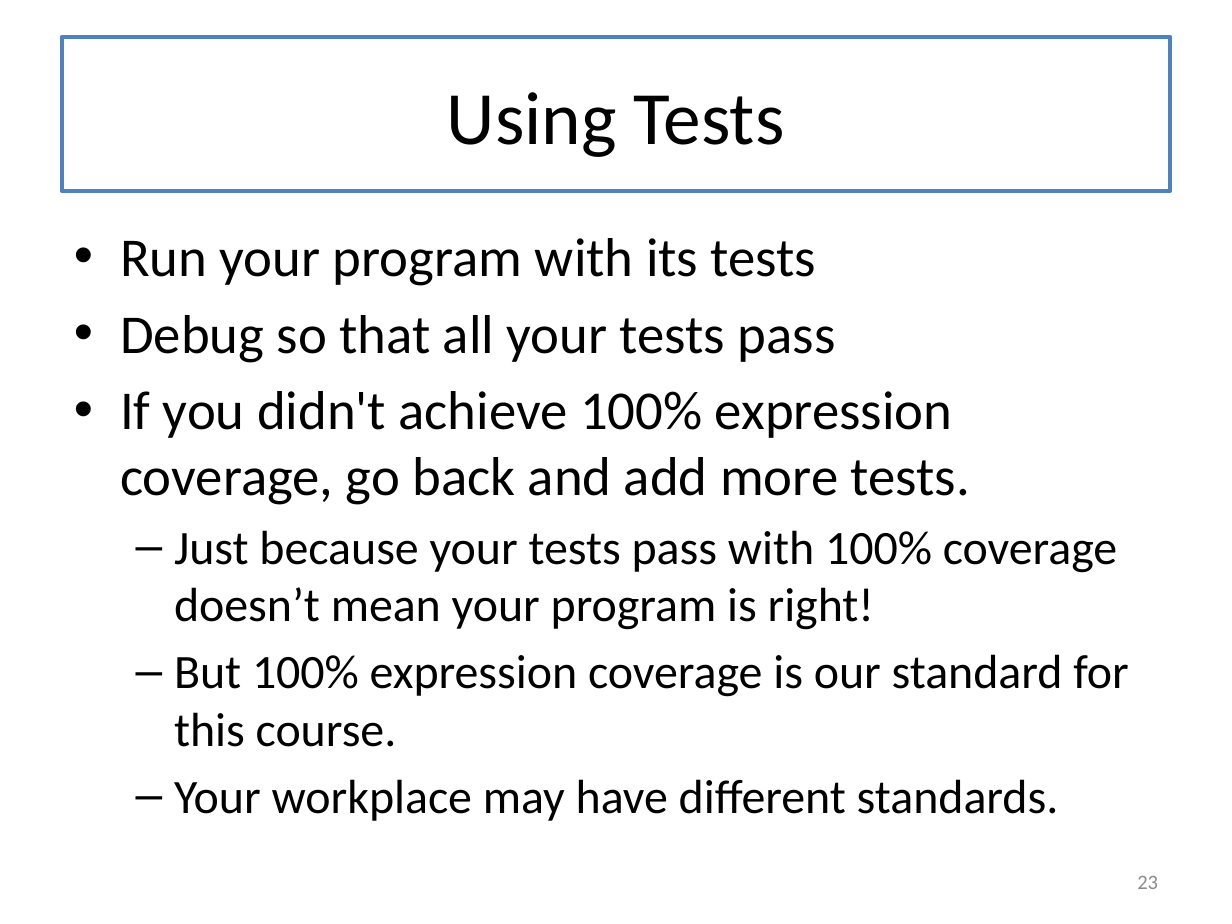
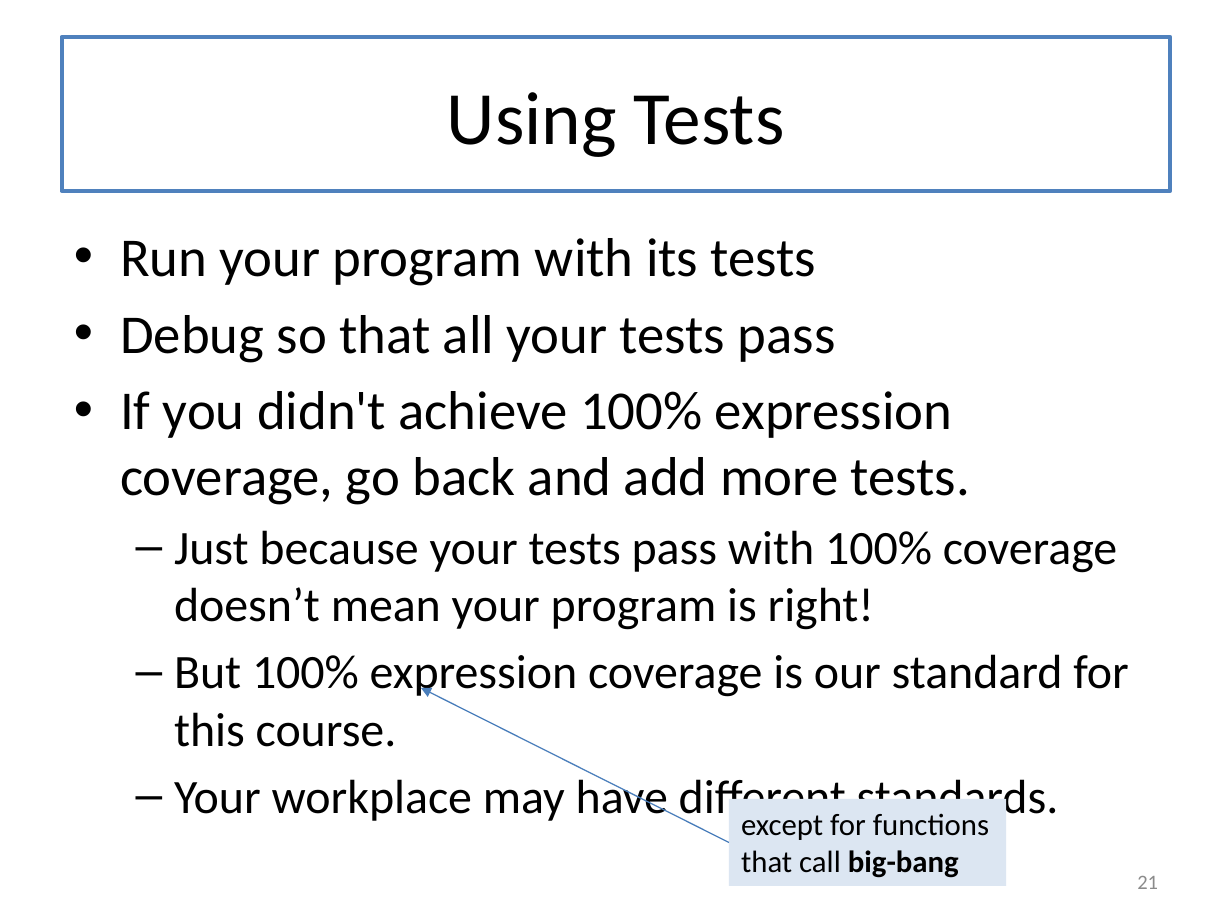
Before and after one commit to mwand/cs5010f17, a slide deck: slide 21 of Slides/Lesson 2.4 Testing.pptx (slide 23 before the commit). Drawn at 1232x924 pixels with LibreOffice and Linux fonts; fonts in the diff are those of the drawing. Boxes give left, top, right and bottom in pixels: in the first picture for what was removed or moved away, otherwise in the second. Text is boxed around its words. In the diff, an @@ line names an element or a change of style, - is before the commit and + after.

```diff
--- a/Slides/Lesson 2.4 Testing.pptx
+++ b/Slides/Lesson 2.4 Testing.pptx
@@ arrow added from (729, 843) to (421, 687), #4B7EBC 0.75 pt @@
@@ rectangle added at box(729, 798, 1007, 886), fill #DCE6F2, 18 pt, text #000000 @@
+except for functions that call big-bang
@@ page number at box(1137, 876, 1158, 889): text changed @@
-23
+21
```
Also in this commit, not shown: 14 other slides changed, 7 other files.
